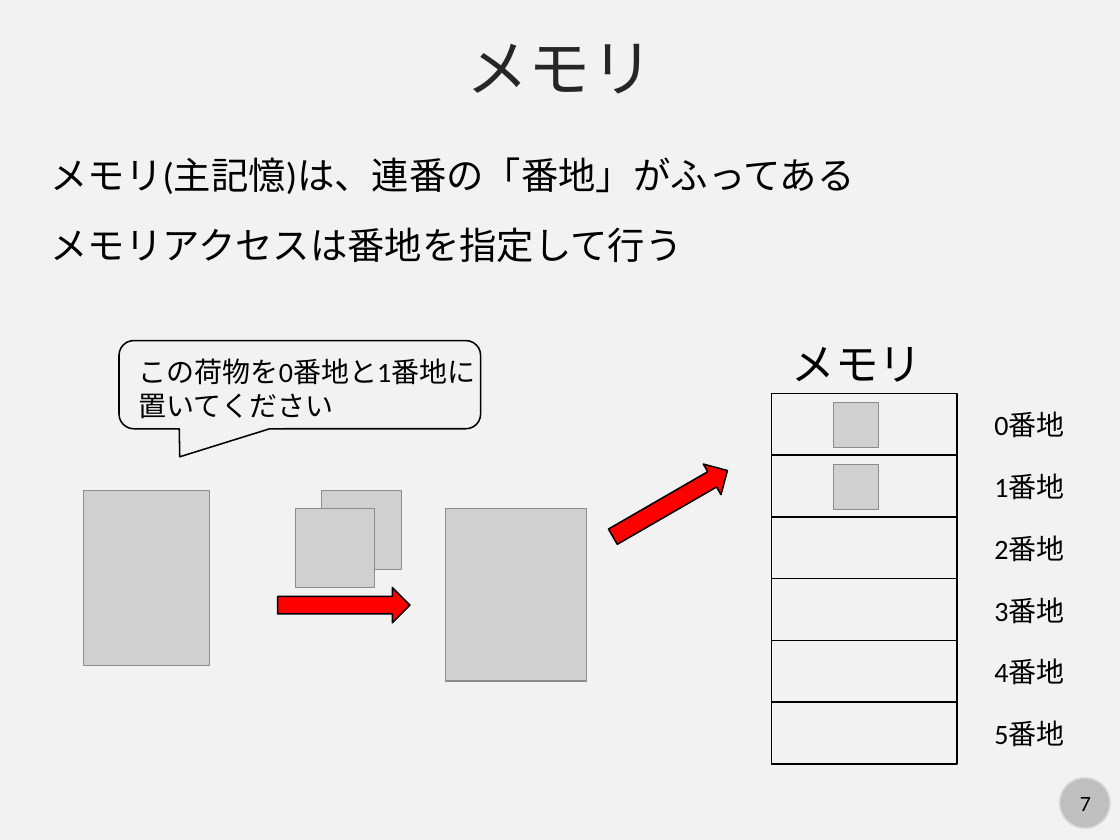
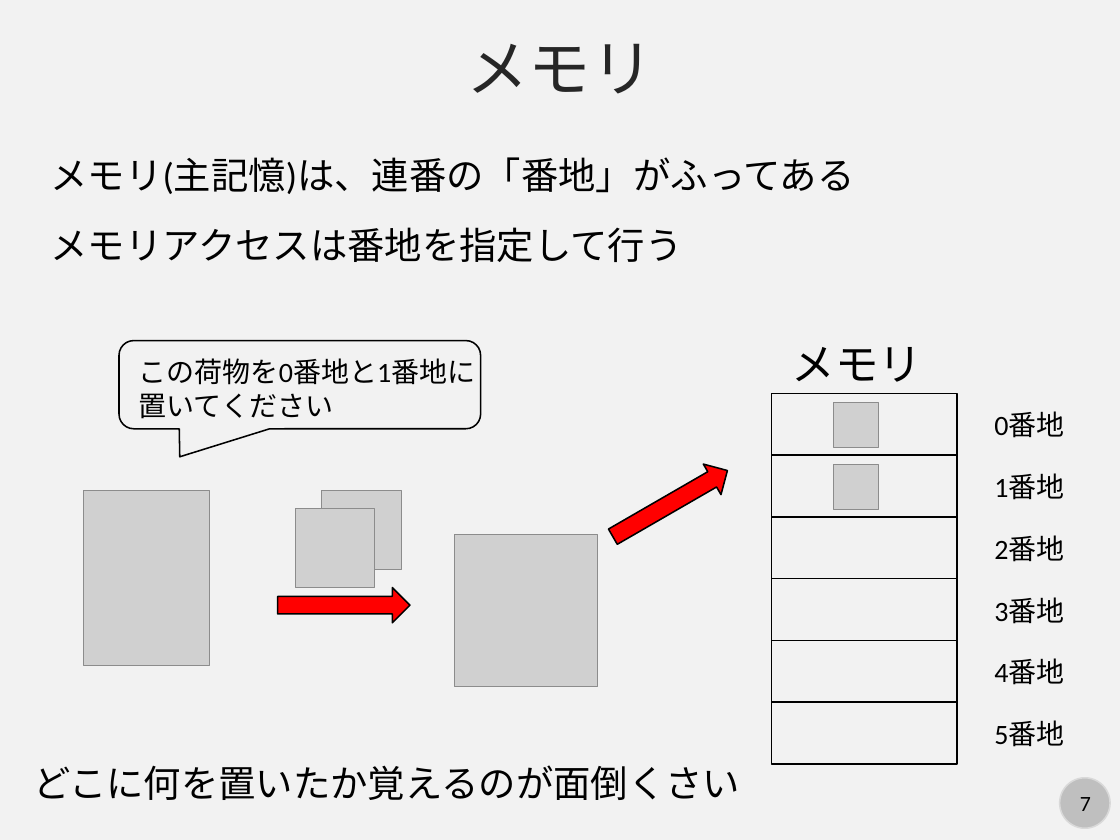
Before and after one commit to kaityo256/python_zero, a slide deck: slide 7 of basic/fig/slide.pptx. Drawn at 1120x840 pixels with LibreOffice and Linux fonts; fonts in the diff are those of the drawing; grey boxes stand for pictures. Boxes give left, top, right and bottom in pixels: in the first picture for what was removed or moved away, otherwise in the second. Text is boxed around its words. In the diff, an @@ line names an element or a change of style, - is before the commit and + after.

```diff
--- a/basic/fig/slide.pptx
+++ b/basic/fig/slide.pptx
@@ picture: place and size @@
-picture at <box>446,508,587,681</box>
+picture at <box>455,534,598,687</box>
@@ text added at <box>33,765,740,800</box>, 24 pt, text #000000 @@
+どこに何を置いたか覚えるのが面倒くさい
```
Also in this commit, not shown: 4 other slides changed.
